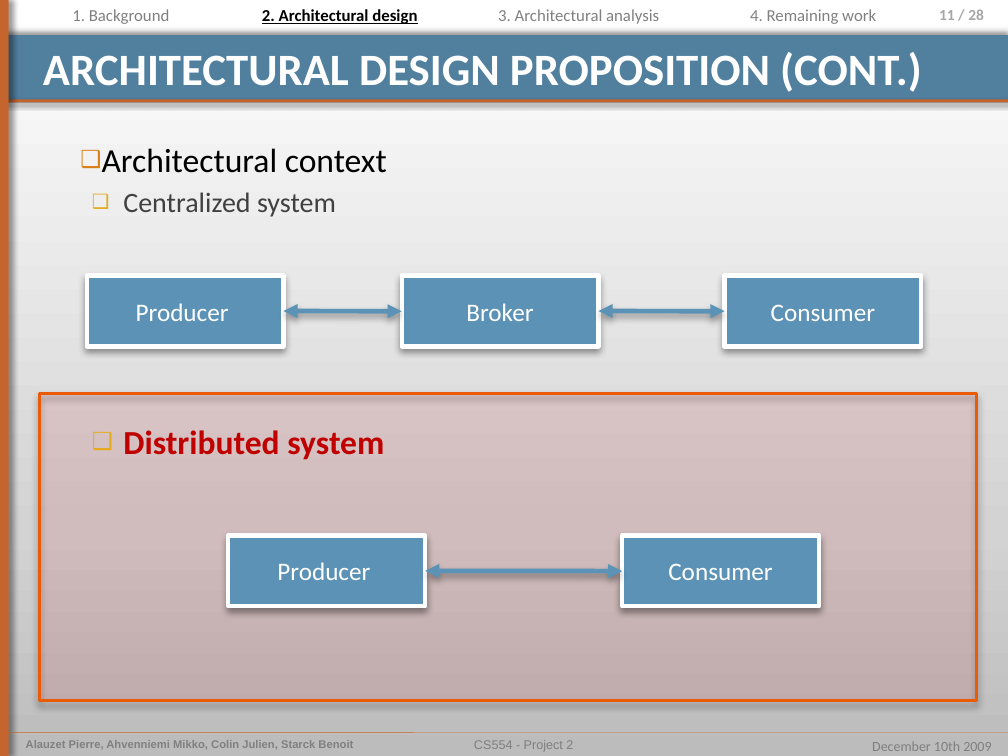
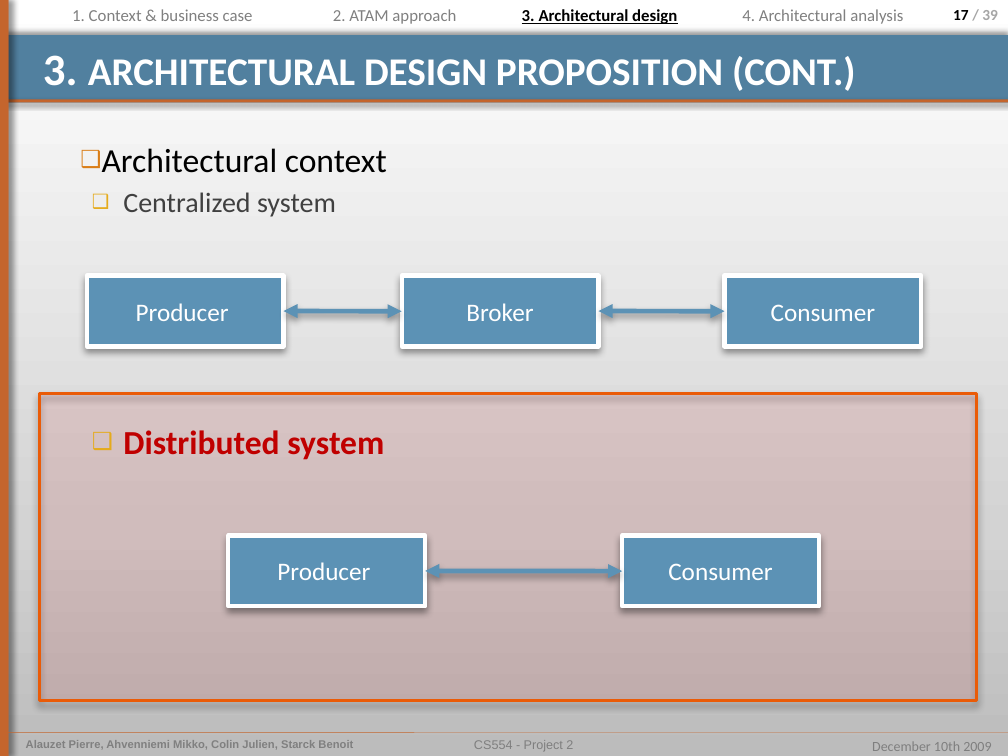
Before and after one commit to pierrealauzet/euroteam, a slide deck: slide 17 of Project 2/PartFinal/CS554_EuroTeam_Project2_Final_Mikko.pptx (slide 11 before the commit). Drawn at 1008x756 pixels with LibreOffice and Linux fonts; fonts in the diff are those of the drawing. Boxes give left, top, right and bottom in pixels: in the first picture for what was removed or moved away, otherwise in the second. Text is boxed around its words. In the diff, an @@ line names an element or a change of style, - is before the commit and + after.

```diff
--- a/Project 2/PartFinal/CS554_EuroTeam_Project2_Final_Mikko.pptx
+++ b/Project 2/PartFinal/CS554_EuroTeam_Project2_Final_Mikko.pptx
@@ text at [72, 9, 253, 21]: text changed @@
-1. Background
+1. Context & business case
@@ text at [333, 9, 456, 24]: text changed; text colour #000000 to #808080; bold off @@
-2. Architectural design
+2. ATAM approach
@@ text at [522, 9, 677, 24]: text changed; text colour #808080 to #000000; bold on @@
-3. Architectural analysis
+3. Architectural design
@@ text at [742, 9, 903, 24]: text changed @@
-4. Remaining work
+4. Architectural analysis
@@ page number at [953, 10, 998, 20]: text changed @@
-11 / 28
+17 / 39
@@ title at [43, 55, 856, 91]: text changed; size 32 to 28 pt @@
-ARCHITECTURAL DESIGN PROPOSITION (CONT.)
+3. ARCHITECTURAL DESIGN PROPOSITION (CONT.)
```
Also in this commit, not shown: 23 other slides changed, 16 slides added, 4 slides removed, 1 other file.
